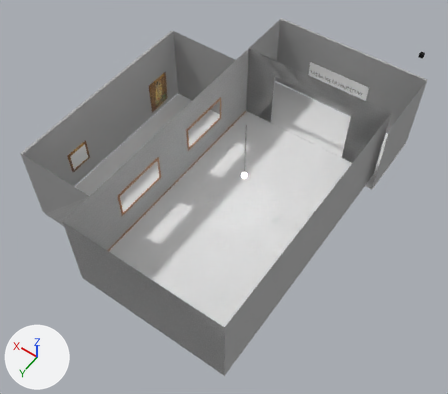
What one commit did to the Blender file blender/museum.blend.
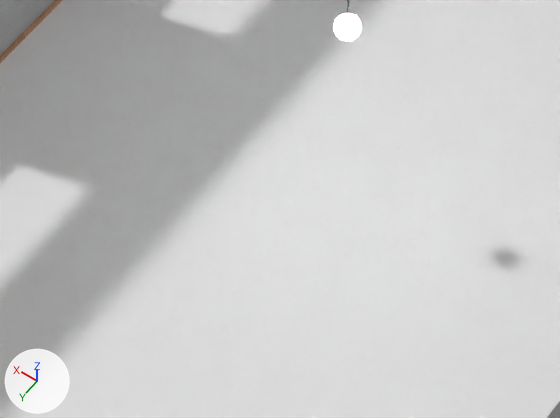
The first picture shows the older version from a 50 mm camera at (-57.4, 83.7, 126.0) aimed at (4.9, -3.6, -11.1). The close-ups show both versions on the part from 39% to 64% of the width and 43% to 64% of the height of that picture; other places that the commit changed are outside them. Lighting does not change. The marker at lower left points along +X, +Y and +Z.

In view in the first close-up: 'Floor', 'lampe_emission', 'walls'.
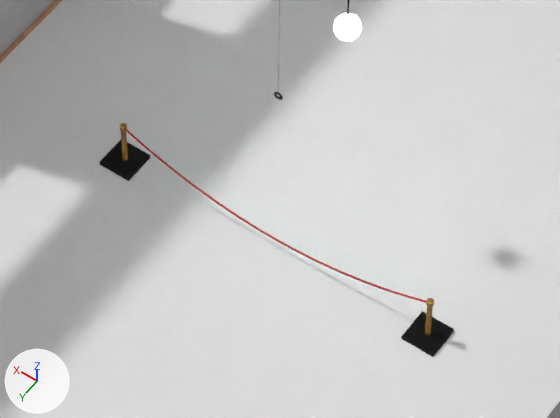
Pixel boxes [x1, y1, x2, y2] of what changed, in the close-ups (560 x 418 px):
'Cube.003', added (black): after [401, 311, 454, 357]
'Cube.002', added (black): after [100, 140, 150, 181]
'ruban', added: after [126, 129, 426, 302]
'Cylinder.003', added: after [425, 307, 433, 335]
'Cylinder', added: after [121, 132, 128, 161]
'Cylinder.002', added: after [426, 298, 434, 307]
'Cylinder.001', added: after [120, 123, 127, 132]
'anneau', added: after [274, 92, 283, 100]

Patch to the scene script:
```diff
--- a/blender/museum.blend.py
+++ b/blender/museum.blend.py
@@ img_old_gold_jpg_002 @@
+img_old_gold_jpg_002 = load_image('old_gold.jpg.002', 'textures/old_gold.jpg', 1300, 866, 'sRGB')
@@ mat_material_005 @@
+mat_material_005 = principled_material('Material.005')
+mat_material_005.base_color = (0.8, 0.0, 0.0138)  # red #e7001f
@@ mat_gold_001 @@
+mat_gold_001 = principled_material('gold.001')
+mat_gold_001.texture = img_old_gold_jpg_002
@@ mat_cube_material_001 @@
+mat_cube_material_001 = principled_material('cube_material.001')
+mat_cube_material_001.base_color = (0.0, 0.0, 0.0)  # black #000000
+mat_cube_material_001.roughness = 1.0
@@ me_ruban_001 @@
+me_ruban_001.from_pydata(...)  # 13872 vertices, 13824 faces; spans x -10.0..10.0, y -0.1..0.1, z -0.9..1.5
+me_ruban_001.materials.append(mat_material_005)  # red #e7001f
@@ me_cylinder_004 @@
+me_cylinder_004.from_pydata(...)  # a 32-sided cylinder along z spanning x -1.0..1.0, y -1.0..1.0, z -1.0..1.0
+me_cylinder_004.materials.append(mat_gold_001)  # picture img_old_gold_jpg_002
@@ me_cube_044 @@
+me_cube_044.from_pydata(...)  # a box spanning x -1.0..1.0, y -1.0..1.0, z -1.0..1.0
+me_cube_044.materials.append(mat_cube_material_001)  # black #000000
@@ me_cylinder_003 @@
+me_cylinder_003.from_pydata(...)  # a 32-sided cylinder along z spanning x -1.0..1.0, y -1.0..1.0, z -1.0..1.0
+me_cylinder_003.materials.append(mat_gold)  # picture img_old_gold_jpg_001
@@ me_cylinder_001_1 @@
+me_cylinder_001_1.from_pydata(...)  # a 32-sided cylinder along z spanning x -1.0..1.0, y -1.0..1.0, z -1.0..1.0
+me_cylinder_001_1.materials.append(mat_gold)  # picture img_old_gold_jpg_001
@@ me_cube_043 @@
+me_cube_043.from_pydata(...)  # a box spanning x -1.0..1.0, y -1.0..1.0, z -1.0..1.0
+me_cube_043.materials.append(mat_cube_material)  # black #000000
@@ me_circle @@
+me_circle.from_pydata(...)  # 449 vertices, 384 faces; spans x -1.05..1.05, y -1.05..1.05, z 0.0..0.21
+me_circle.materials.append(mat_cube_material)  # black #000000
@@ ob_fil_lampe @@
 ob_fil_lampe.location = (-1.39, -3.8, 13.27)
-ob_fil_lampe.scale = (0.712, 0.712, 7.52)
+ob_fil_lampe.scale = (0.05, 0.05, 10.0)
@@ ob_ruban @@
+ob_ruban = bpy.data.objects.new('ruban', me_ruban_001)
+ob_ruban.location = (0.0, 0.6, -11.13)
@@ ob_cylinder_002 @@
+ob_cylinder_002 = bpy.data.objects.new('Cylinder.002', me_cylinder_004)
+ob_cylinder_002.location = (-10.0, 0.6, -9.71)
+ob_cylinder_002.scale = (0.2, 0.2, 0.15)
@@ ob_cylinder_003 @@
+ob_cylinder_003 = bpy.data.objects.new('Cylinder.003', me_cylinder_004.copy())
+ob_cylinder_003.location = (-10.0, 0.6, -11.07)
+ob_cylinder_003.scale = (0.15, 0.15, 1.5)
@@ ob_cube_003 @@
+ob_cube_003 = bpy.data.objects.new('Cube.003', me_cube_044)
+ob_cube_003.location = (-10.0, 0.6, -12.59)
+ob_cube_003.scale = (1.0, 1.0, 0.11)
@@ ob_cylinder_001 @@
+ob_cylinder_001 = bpy.data.objects.new('Cylinder.001', me_cylinder_003)
+ob_cylinder_001.location = (10.0, 0.6, -9.71)
+ob_cylinder_001.scale = (0.2, 0.2, 0.15)
@@ ob_cylinder @@
+ob_cylinder = bpy.data.objects.new('Cylinder', me_cylinder_001_1)
+ob_cylinder.location = (10.0, 0.6, -11.07)
+ob_cylinder.scale = (0.15, 0.15, 1.5)
@@ ob_cube_002 @@
+ob_cube_002 = bpy.data.objects.new('Cube.002', me_cube_043)
+ob_cube_002.location = (10.0, 0.6, -12.59)
+ob_cube_002.scale = (1.0, 1.0, 0.11)
@@ ob_anneau @@
+ob_anneau = bpy.data.objects.new('anneau', me_circle)
+ob_anneau.location = (0.0, 0.33, 0.0)
+ob_anneau.rotation_euler = (1.571, 0.0, 0.0)  # degrees (90, 0, 0)
+ob_anneau.scale = (0.246, 0.246, 0.174)
+_m = ob_anneau.modifiers.new('Solidify', 'SOLIDIFY')
```
